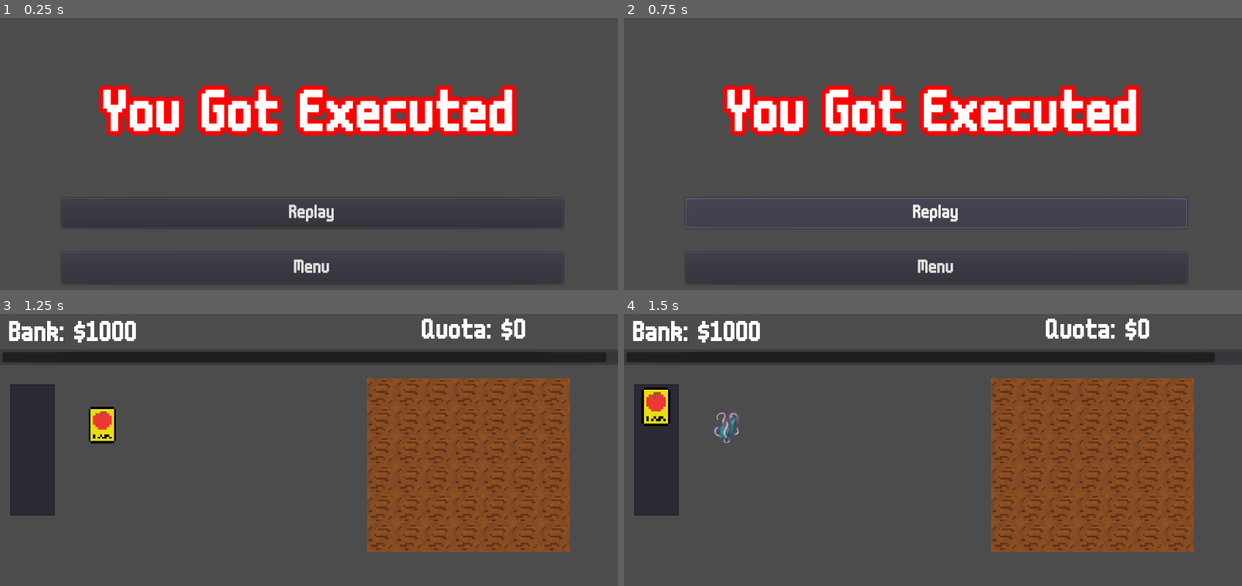
Above: before the commit, frames 1-4 (two rows, left to right).
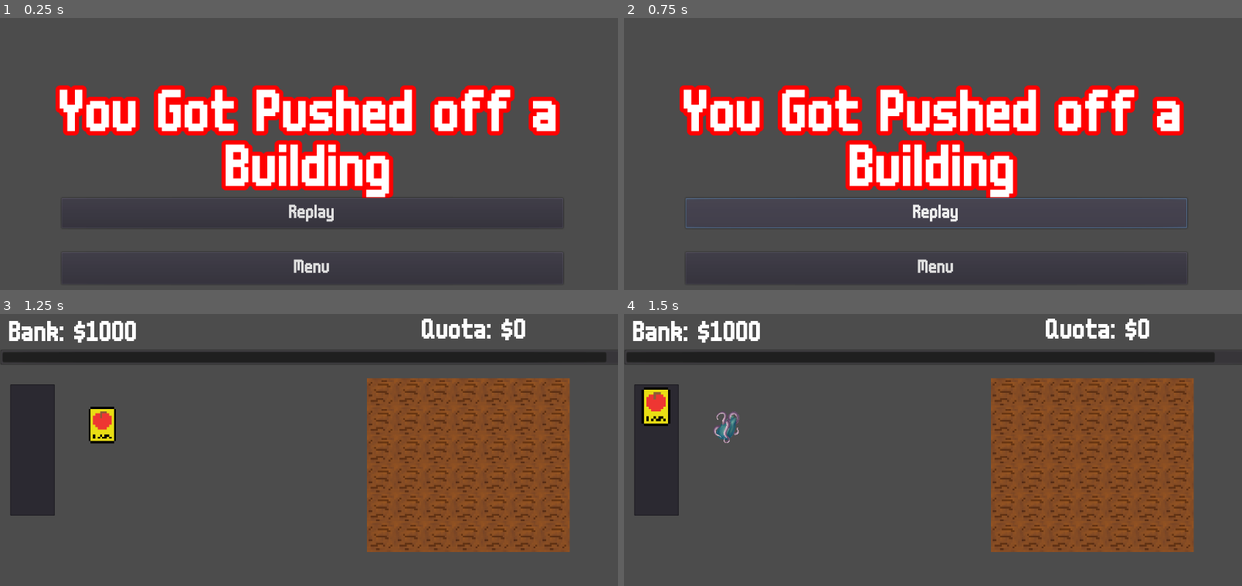
Above: after the commit, the same moments.

Repository: mr-yak/LD51
Game: Godot game, scene res://Scenes/Starve.tscn
The game is run twice, just before and just after one commit, with the same random seed, the same clock (stepped at 60 frames per second) and the same inputs. This scene is started directly instead of the project's main scene. Sound files missing from this copy of the repository are replaced by a short silence.
Inputs (mouse positions are in pixels of both pictures, inside the frame that each line leads up to):
- Up to frame 1 (0.25 s): no input
- Up to frame 2 (0.75 s): click "Replay" at 0.5 s
- Up to frame 3 (1.25 s): no input
- Up to frame 4 (1.5 s): click (729, 425) at 1.25 s

The runs differ from the first frame. In frame 1, 14% of the frame differs, in the area x 9-91%, y 24-67%; in frame 2, 14%; in frame 3, nothing differs; in frame 4, nothing differs.

Commit message:
Update Message.gd

Diff:
--- a/Scripts/Message.gd
+++ b/Scripts/Message.gd
@@ -1,6 +1,6 @@
 extends Label
 
-var messages = ["Killed", "Hung", "Executed", "Thrown in Prison", "Eaten By Lions", "Left to Die"]
+var messages = ["Killed", "Hung", "Executed", "Thrown in\nPrison", "Eaten By Lions", "Left to Die", "Sent to the\nGulag", "Scammed out of\nyour fortune", "Thrown off a\ncliff", "a Heart Attack", "Pushed off a\nBuilding", "Smacked to \nDeath", "Beaten Up"]
 var rng = RandomNumberGenerator.new()
 func _ready():
 	rng.set_seed(7340651920651)
